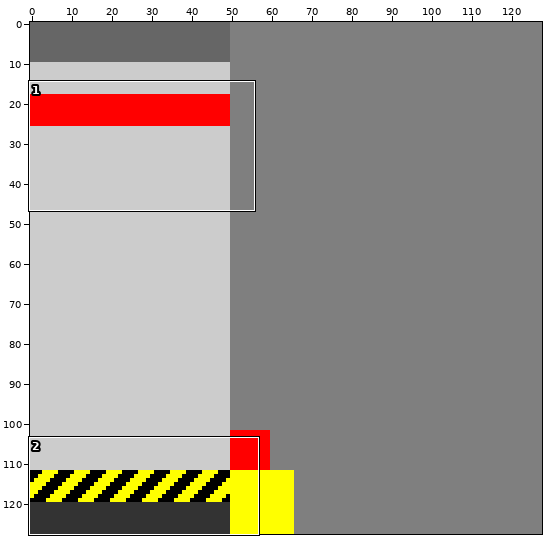
Sprite sheet: resources/tex_missile_sm.png. The first picture is a wide view before the edit; the outline marks the close-up.
Close-up. As it was:
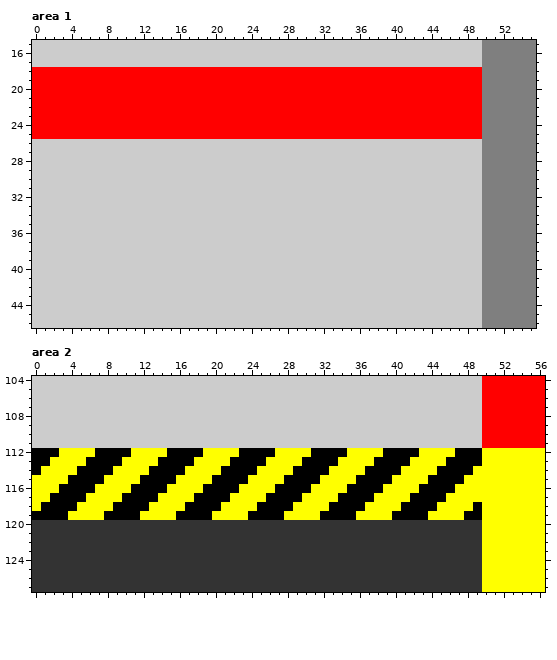
The file is 128x128 pixels. Shown: area 1: x 0..55, y 15..46; area 2: x 0..56, y 104..127.
New version:
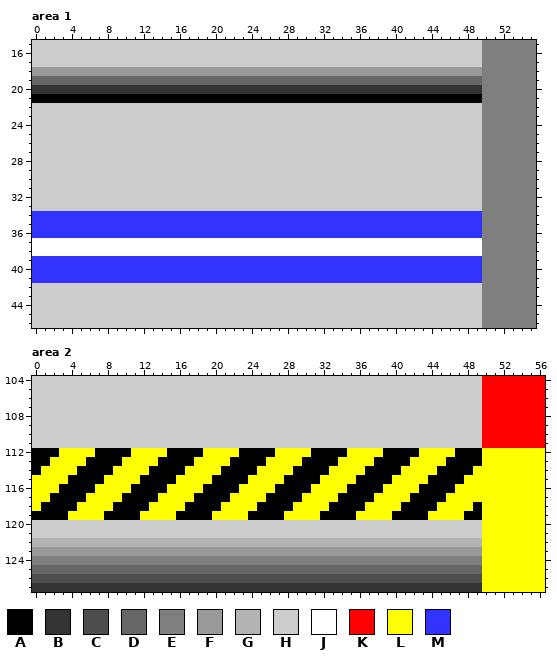
Palette (. is transparent): A #000000  B #333333  C #4d4d4d  D #666666  E #7f7f7f  F #999999  G #b3b3b3  H #cccccc  J #ffffff  K #ff0000  L #ffff00  M #3333ff
Commit message: Revised missiles and missile pods
Edits made:
--- area 1
@@ x 0..55 @@
 17 HHHHHHHHHHHHHHHHHHHHHHHHHHHHHHHHHHHHHHHHHHHHHHHHHHEEEEEE
-18 KKKKKKKKKKKKKKKKKKKKKKKKKKKKKKKKKKKKKKKKKKKKKKKKKKEEEEEE
-19 KKKKKKKKKKKKKKKKKKKKKKKKKKKKKKKKKKKKKKKKKKKKKKKKKKEEEEEE
-20 KKKKKKKKKKKKKKKKKKKKKKKKKKKKKKKKKKKKKKKKKKKKKKKKKKEEEEEE
-21 KKKKKKKKKKKKKKKKKKKKKKKKKKKKKKKKKKKKKKKKKKKKKKKKKKEEEEEE
-22 KKKKKKKKKKKKKKKKKKKKKKKKKKKKKKKKKKKKKKKKKKKKKKKKKKEEEEEE
-23 KKKKKKKKKKKKKKKKKKKKKKKKKKKKKKKKKKKKKKKKKKKKKKKKKKEEEEEE
-24 KKKKKKKKKKKKKKKKKKKKKKKKKKKKKKKKKKKKKKKKKKKKKKKKKKEEEEEE
-25 KKKKKKKKKKKKKKKKKKKKKKKKKKKKKKKKKKKKKKKKKKKKKKKKKKEEEEEE
+18 FFFFFFFFFFFFFFFFFFFFFFFFFFFFFFFFFFFFFFFFFFFFFFFFFFEEEEEE
+19 DDDDDDDDDDDDDDDDDDDDDDDDDDDDDDDDDDDDDDDDDDDDDDDDDDEEEEEE
+20 BBBBBBBBBBBBBBBBBBBBBBBBBBBBBBBBBBBBBBBBBBBBBBBBBBEEEEEE
+21 AAAAAAAAAAAAAAAAAAAAAAAAAAAAAAAAAAAAAAAAAAAAAAAAAAEEEEEE
+22 HHHHHHHHHHHHHHHHHHHHHHHHHHHHHHHHHHHHHHHHHHHHHHHHHHEEEEEE
+23 HHHHHHHHHHHHHHHHHHHHHHHHHHHHHHHHHHHHHHHHHHHHHHHHHHEEEEEE
+24 HHHHHHHHHHHHHHHHHHHHHHHHHHHHHHHHHHHHHHHHHHHHHHHHHHEEEEEE
+25 HHHHHHHHHHHHHHHHHHHHHHHHHHHHHHHHHHHHHHHHHHHHHHHHHHEEEEEE
 26 HHHHHHHHHHHHHHHHHHHHHHHHHHHHHHHHHHHHHHHHHHHHHHHHHHEEEEEE
@@ x 0..55 @@
 33 HHHHHHHHHHHHHHHHHHHHHHHHHHHHHHHHHHHHHHHHHHHHHHHHHHEEEEEE
-34 HHHHHHHHHHHHHHHHHHHHHHHHHHHHHHHHHHHHHHHHHHHHHHHHHHEEEEEE
-35 HHHHHHHHHHHHHHHHHHHHHHHHHHHHHHHHHHHHHHHHHHHHHHHHHHEEEEEE
-36 HHHHHHHHHHHHHHHHHHHHHHHHHHHHHHHHHHHHHHHHHHHHHHHHHHEEEEEE
-37 HHHHHHHHHHHHHHHHHHHHHHHHHHHHHHHHHHHHHHHHHHHHHHHHHHEEEEEE
-38 HHHHHHHHHHHHHHHHHHHHHHHHHHHHHHHHHHHHHHHHHHHHHHHHHHEEEEEE
-39 HHHHHHHHHHHHHHHHHHHHHHHHHHHHHHHHHHHHHHHHHHHHHHHHHHEEEEEE
-40 HHHHHHHHHHHHHHHHHHHHHHHHHHHHHHHHHHHHHHHHHHHHHHHHHHEEEEEE
-41 HHHHHHHHHHHHHHHHHHHHHHHHHHHHHHHHHHHHHHHHHHHHHHHHHHEEEEEE
+34 MMMMMMMMMMMMMMMMMMMMMMMMMMMMMMMMMMMMMMMMMMMMMMMMMMEEEEEE
+35 MMMMMMMMMMMMMMMMMMMMMMMMMMMMMMMMMMMMMMMMMMMMMMMMMMEEEEEE
+36 MMMMMMMMMMMMMMMMMMMMMMMMMMMMMMMMMMMMMMMMMMMMMMMMMMEEEEEE
+37 JJJJJJJJJJJJJJJJJJJJJJJJJJJJJJJJJJJJJJJJJJJJJJJJJJEEEEEE
+38 JJJJJJJJJJJJJJJJJJJJJJJJJJJJJJJJJJJJJJJJJJJJJJJJJJEEEEEE
+39 MMMMMMMMMMMMMMMMMMMMMMMMMMMMMMMMMMMMMMMMMMMMMMMMMMEEEEEE
+40 MMMMMMMMMMMMMMMMMMMMMMMMMMMMMMMMMMMMMMMMMMMMMMMMMMEEEEEE
+41 MMMMMMMMMMMMMMMMMMMMMMMMMMMMMMMMMMMMMMMMMMMMMMMMMMEEEEEE
 42 HHHHHHHHHHHHHHHHHHHHHHHHHHHHHHHHHHHHHHHHHHHHHHHHHHEEEEEE
--- area 2
@@ x 0..56 @@
 119 AAAALLLLAAAALLLLAAAALLLLAAAALLLLAAAALLLLAAAALLLLAALLLLLLL
-120 BBBBBBBBBBBBBBBBBBBBBBBBBBBBBBBBBBBBBBBBBBBBBBBBBBLLLLLLL
-121 BBBBBBBBBBBBBBBBBBBBBBBBBBBBBBBBBBBBBBBBBBBBBBBBBBLLLLLLL
-122 BBBBBBBBBBBBBBBBBBBBBBBBBBBBBBBBBBBBBBBBBBBBBBBBBBLLLLLLL
-123 BBBBBBBBBBBBBBBBBBBBBBBBBBBBBBBBBBBBBBBBBBBBBBBBBBLLLLLLL
-124 BBBBBBBBBBBBBBBBBBBBBBBBBBBBBBBBBBBBBBBBBBBBBBBBBBLLLLLLL
-125 BBBBBBBBBBBBBBBBBBBBBBBBBBBBBBBBBBBBBBBBBBBBBBBBBBLLLLLLL
-126 BBBBBBBBBBBBBBBBBBBBBBBBBBBBBBBBBBBBBBBBBBBBBBBBBBLLLLLLL
+120 HHHHHHHHHHHHHHHHHHHHHHHHHHHHHHHHHHHHHHHHHHHHHHHHHHLLLLLLL
+121 HHHHHHHHHHHHHHHHHHHHHHHHHHHHHHHHHHHHHHHHHHHHHHHHHHLLLLLLL
+122 GGGGGGGGGGGGGGGGGGGGGGGGGGGGGGGGGGGGGGGGGGGGGGGGGGLLLLLLL
+123 FFFFFFFFFFFFFFFFFFFFFFFFFFFFFFFFFFFFFFFFFFFFFFFFFFLLLLLLL
+124 EEEEEEEEEEEEEEEEEEEEEEEEEEEEEEEEEEEEEEEEEEEEEEEEEELLLLLLL
+125 DDDDDDDDDDDDDDDDDDDDDDDDDDDDDDDDDDDDDDDDDDDDDDDDDDLLLLLLL
+126 CCCCCCCCCCCCCCCCCCCCCCCCCCCCCCCCCCCCCCCCCCCCCCCCCCLLLLLLL
 127 BBBBBBBBBBBBBBBBBBBBBBBBBBBBBBBBBBBBBBBBBBBBBBBBBBLLLLLLL
Where, in picture pixels (left, top, right, bottom), the same in both close-ups:
changed: (32, 67, 482, 139)
changed: (32, 211, 482, 283)
changed: (32, 520, 482, 583)
